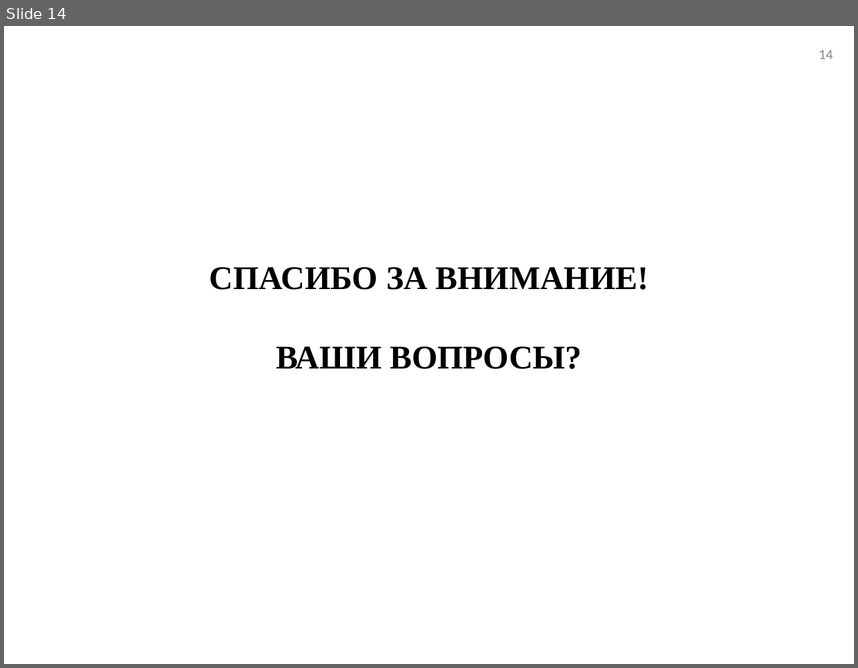
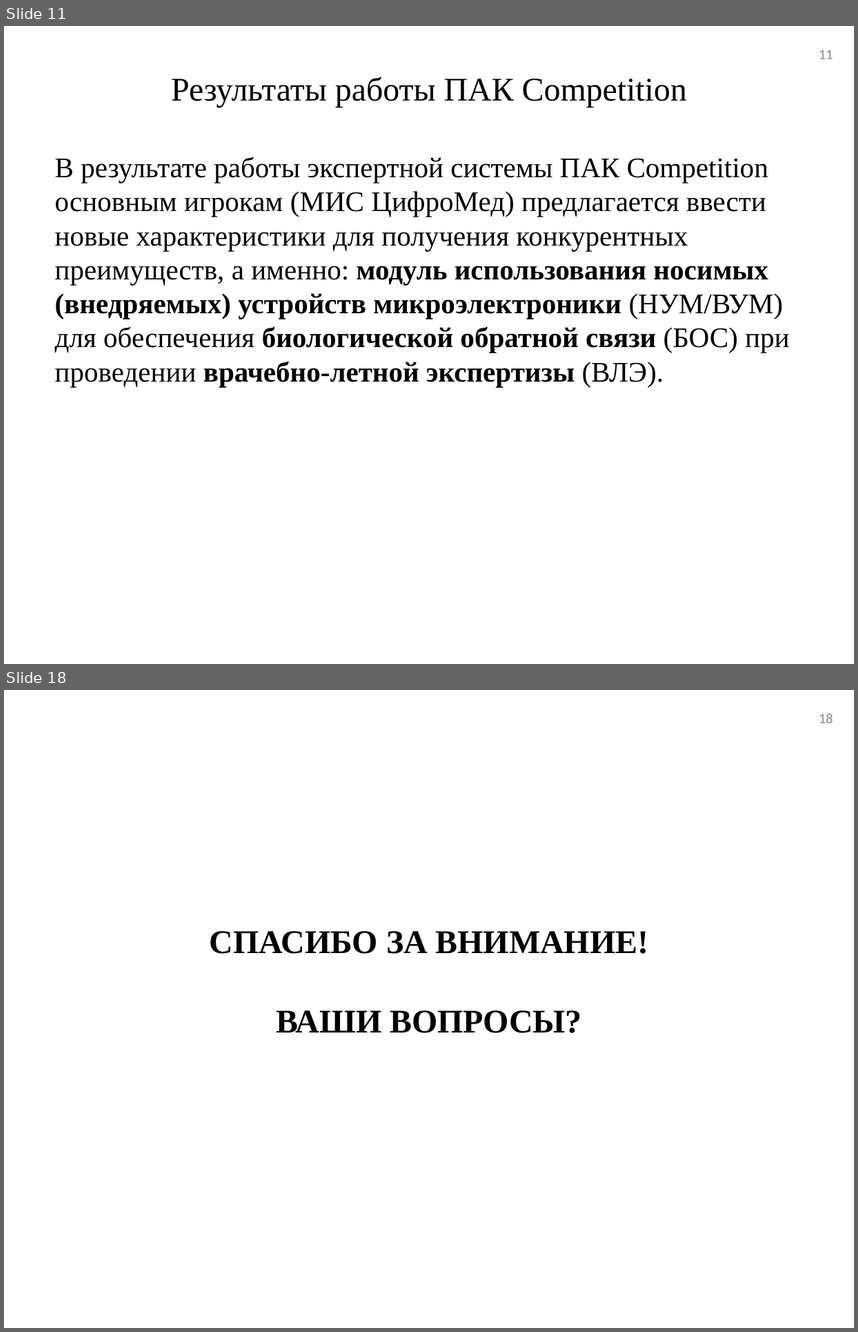
Before and after one commit to tehdoorsareopen/science, a slide deck: _Аспирантура/_Статьи/Алушта16/Алушта16.ppt. Shown one above the other, each under a label of ours: slide 14 before the commit, slides 11 and 18 after it; the slides between them are not shown. The pictures are 858x668 and 858x1332 pixels, drawn with LibreOffice and Linux fonts; fonts in the diff are those of the drawing. Boxes give left, top, right and bottom in pixels: in the first picture for what was removed or moved away, otherwise in the second. Text is boxed around its words. In the diff, an @@ line names an element or a change of style, - is before the commit and + after.

```diff
--- a/_Аспирантура/_Статьи/Алушта16/Алушта16.ppt
+++ b/_Аспирантура/_Статьи/Алушта16/Алушта16.ppt
@@ slide 11 added at [4, 26, 854, 664], background #FFFFFF @@
@@ page number added at [819, 50, 833, 59], 12 pt, text #898989 @@
+11
@@ title added at [171, 76, 687, 107], 28 pt, text #000000 @@
+Результаты работы ПАК Competition
@@ text added at [55, 156, 789, 387], 24 pt, text #000000 @@
+В результате работы экспертной системы ПАК Competition основным игрокам (МИС ЦифроМед) предлагается ввести новые характеристики для получения конкурентных преимуществ, а именно: модуль использования носимых (внедряемых) устройств микроэлектроники (НУМ/ВУМ) для обеспечения биологической обратной связи (БОС) при проведении врачебно-летной экспертизы (ВЛЭ).
@@ what was slide 14 is now slide 18 @@
@@ page number at [819, 713, 833, 723]: text changed @@
-14
+18
```
Also in this commit, not shown: 1 slide changed, 13 other slides added, 10 slides removed, 10 other files.
